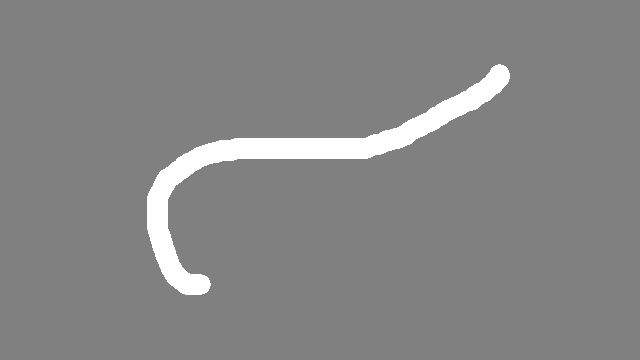
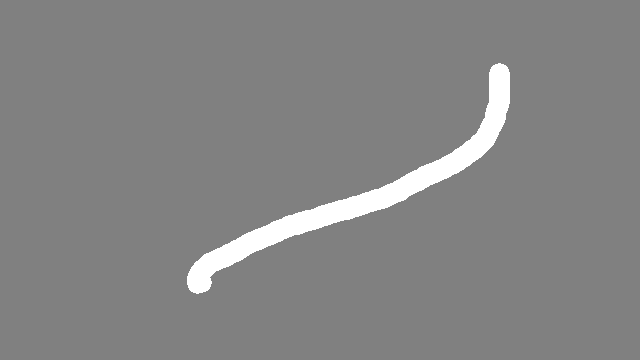
Before/after of a 640 x 360 layered artwork. What changed in the layer stack:
renamed "Fondo" to "Capa", painted on it over [147, 63, 510, 295]
